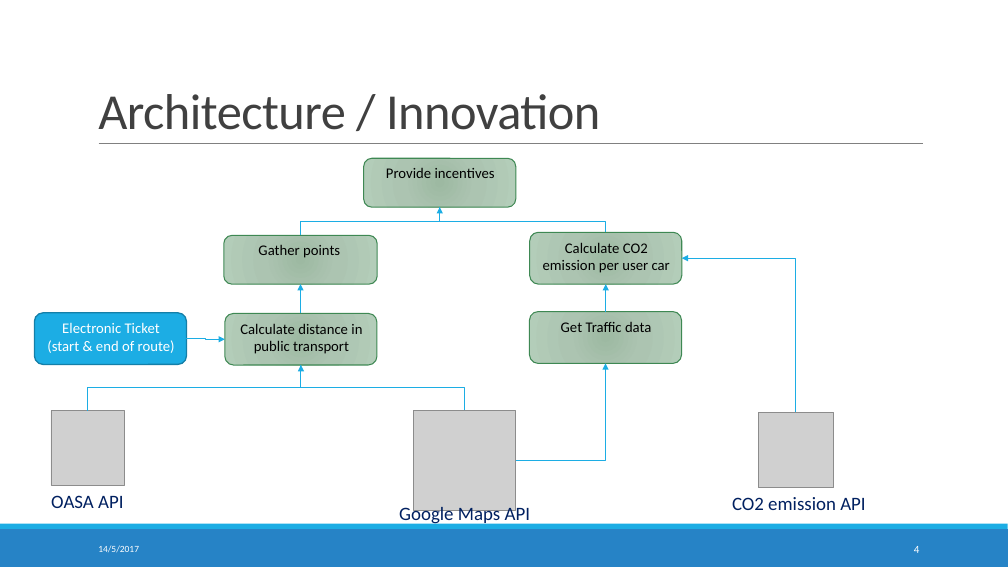
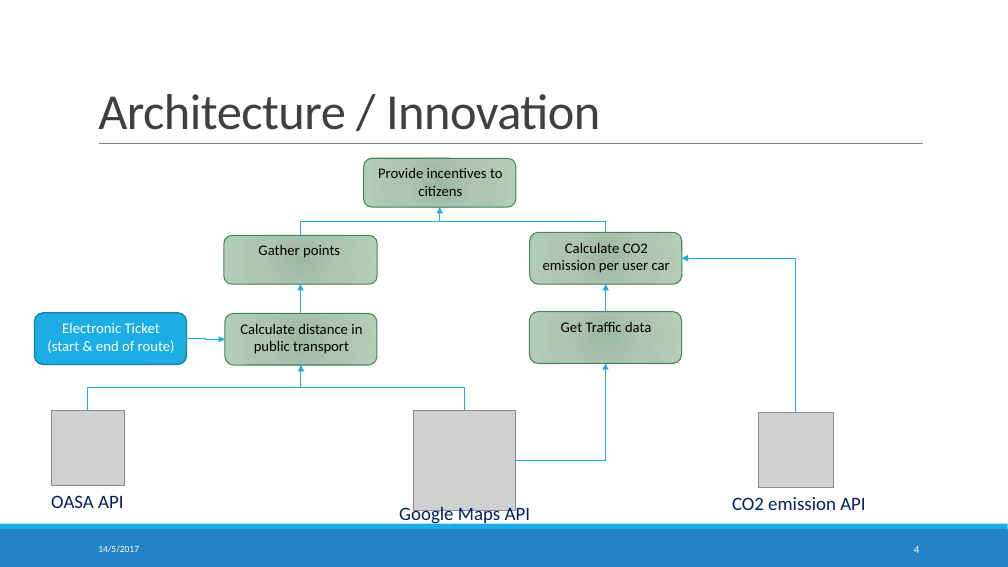
Before and after one commit to crowdhackathon-smartcity/Opencity, a slide deck: slide 4 of Presentation/presentation.pptx. Drawn at 1008x567 pixels with LibreOffice and Linux fonts; fonts in the diff are those of the drawing; grey boxes stand for pictures. Boxes give left, top, right and bottom in pixels: in the first picture for what was removed or moved away, otherwise in the second. Text is boxed around its words. In the diff, an @@ line names an element or a change of style, - is before the commit and + after.

```diff
--- a/Presentation/presentation.pptx
+++ b/Presentation/presentation.pptx
@@ text at (378, 168, 503, 196): text changed @@
-Provide incentives
+Provide incentives to citizens
```
Also in this commit, not shown: 3 other slides changed, 1 slide added, 5 other files.
